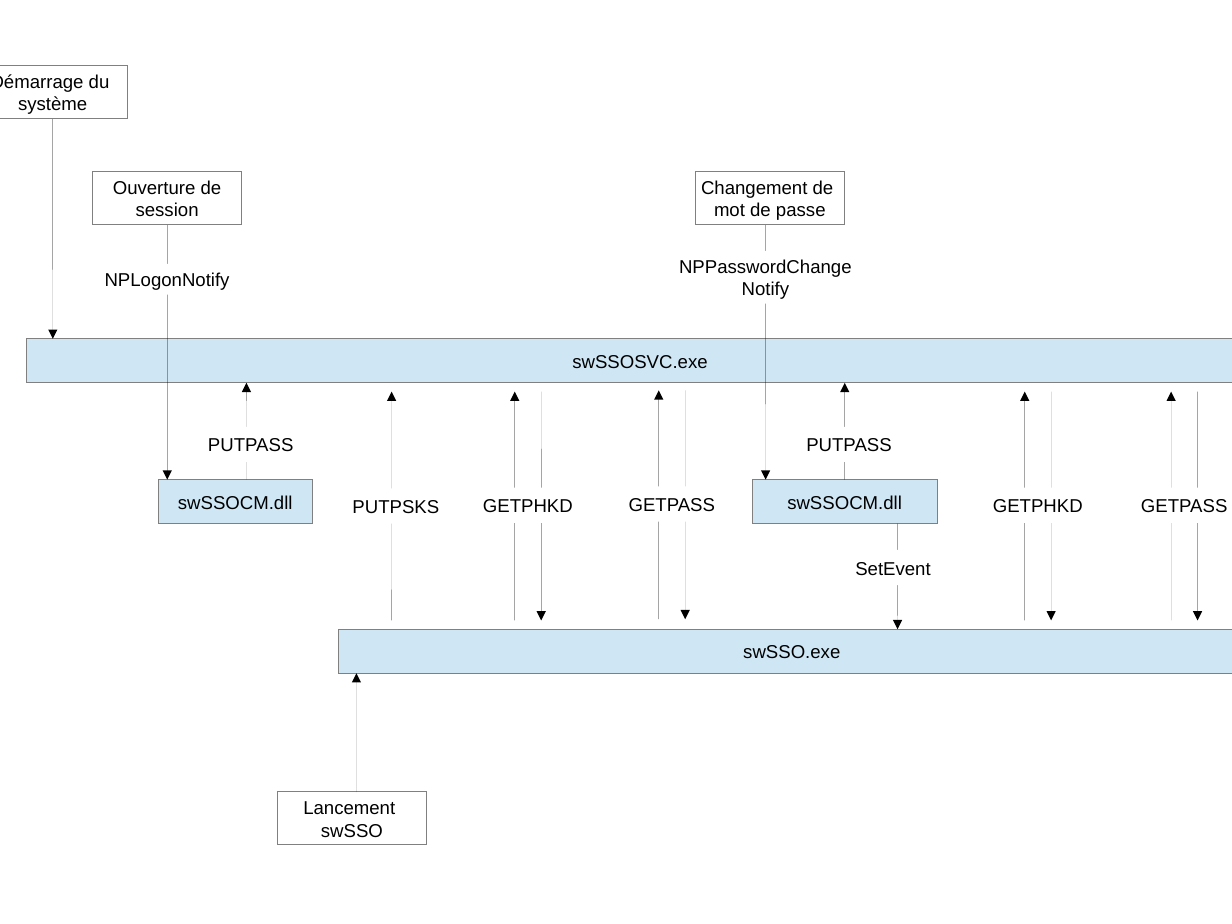
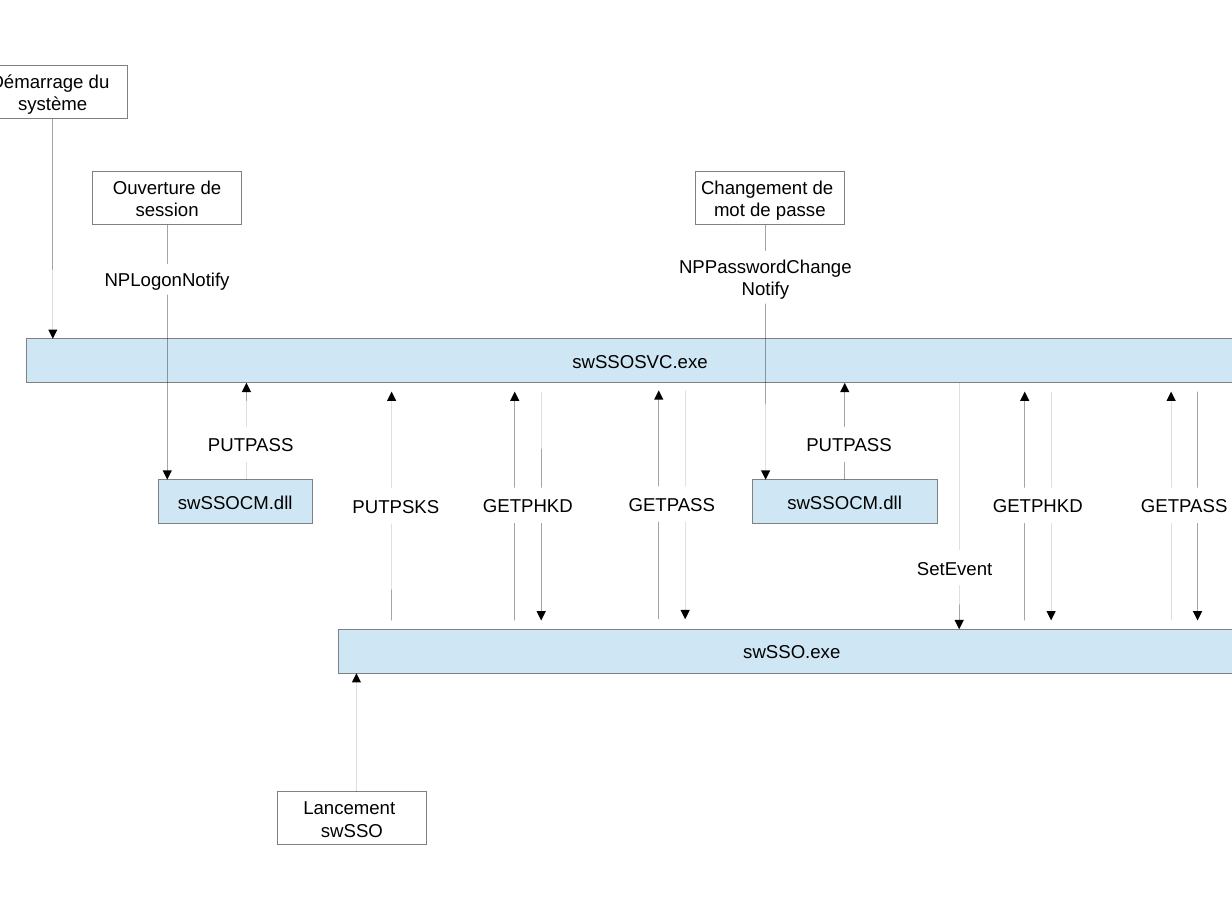
Before and after one commit to swSSO/swsso, a slide deck: slide 1 of Documentation/Technique/swSSO-Documentation technique-v0.6.odp. Drawn at 1232x924 pixels with LibreOffice and Linux fonts; fonts in the diff are those of the drawing. Boxes give left, top, right and bottom in pixels: in the first picture for what was removed or moved away, otherwise in the second. Text is boxed around its words. In the diff, an @@ line names an element or a change of style, - is before the commit and + after.

```diff
--- a/Documentation/Technique/swSSO-Documentation technique-v0.6.odp
+++ b/Documentation/Technique/swSSO-Documentation technique-v0.6.odp
@@ arrow moved from (898, 524) - (898, 629) to (959, 383) - (959, 629) @@
@@ text "SetEvent" moved from (x1=855, y1=562, x2=930, y2=576) to (x1=917, y1=562, x2=992, y2=576) @@
```
Also in this commit, not shown: 3 other files.
